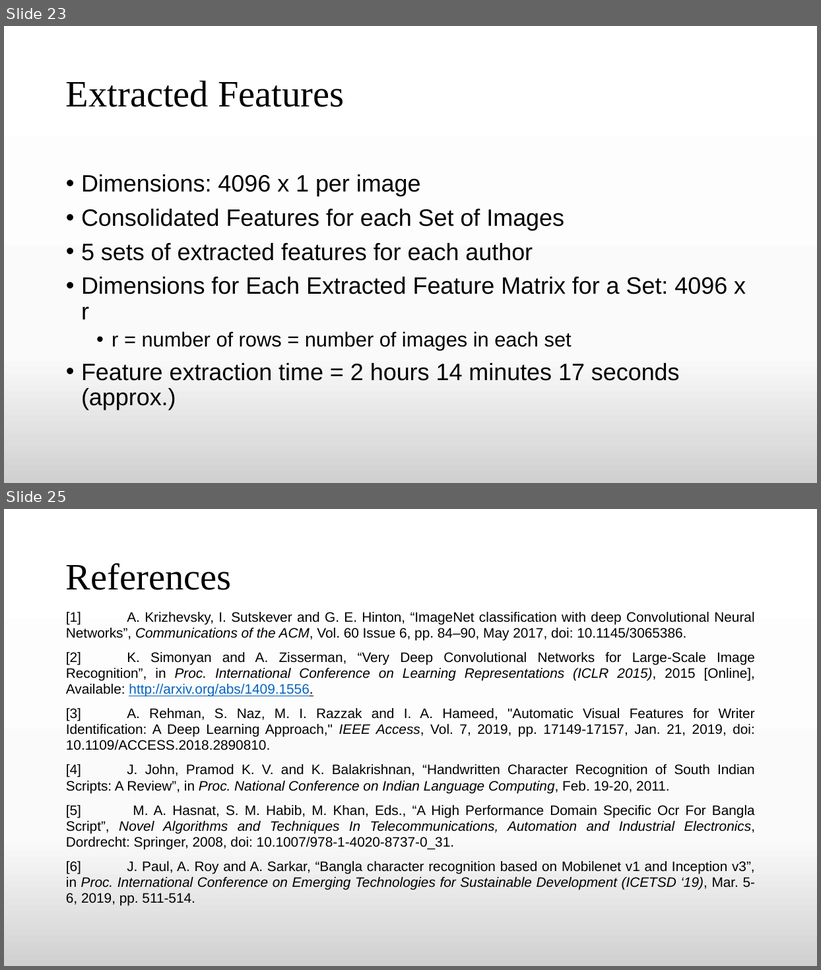
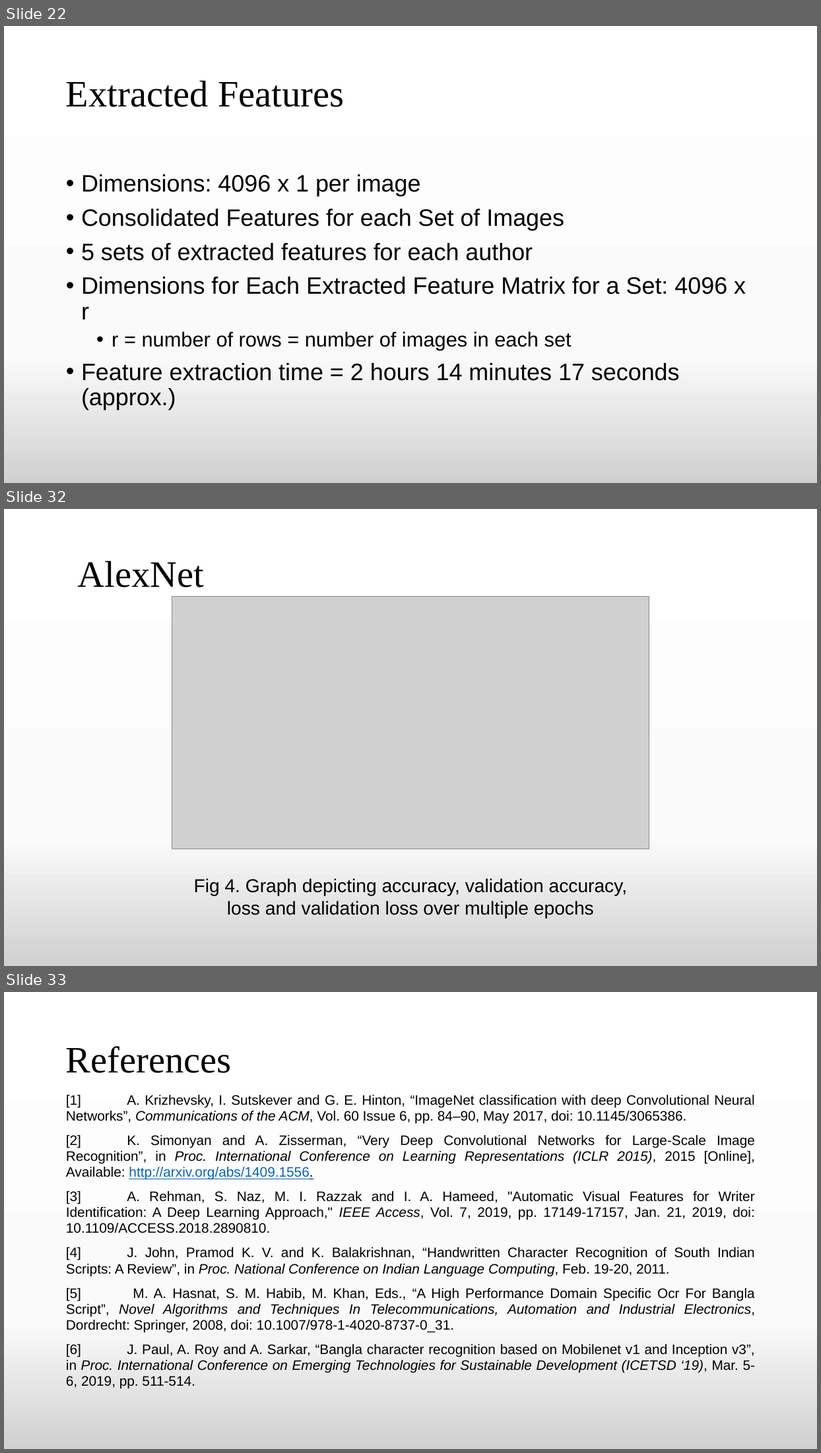
Before and after one commit to TheAnonymousMan/local-language-recognition-gcelt-class-2021, a slide deck: Documentation/4th Year Project Presentation.pptx. Shown one above the other, each under a label of ours: slides 23 and 25 before the commit, slides 22, 32 and 33 after it; the slides between them are not shown. The pictures are 821x970 and 821x1453 pixels, drawn with LibreOffice and Linux fonts; fonts in the diff are those of the drawing; grey boxes stand for pictures. Boxes give left, top, right and bottom in pixels: in the first picture for what was removed or moved away, otherwise in the second. Text is boxed around its words. In the diff, an @@ line names an element or a change of style, - is before the commit and + after.

```diff
--- a/Documentation/4th Year Project Presentation.pptx
+++ b/Documentation/4th Year Project Presentation.pptx
@@ slide 32 added at <box>4,509,817,966</box>, background gradient #FFFFFF to #FBFBFB to #D1D1D1 @@
@@ text added at <box>78,560,204,588</box>, 44 pt, text #000000 @@
+AlexNet
@@ picture added at <box>172,597,649,850</box> @@
@@ text added at <box>194,879,627,919</box>, 22 pt, text #000000 @@
+Fig 4. Graph depicting accuracy, validation accuracy, loss and validation loss over multiple epochs
@@ what was slide 23 is now slide 22 @@
@@ what was slide 25 is now slide 33 @@
```
Also in this commit, not shown: 5 slides changed, 8 other slides added, 3 other files.
